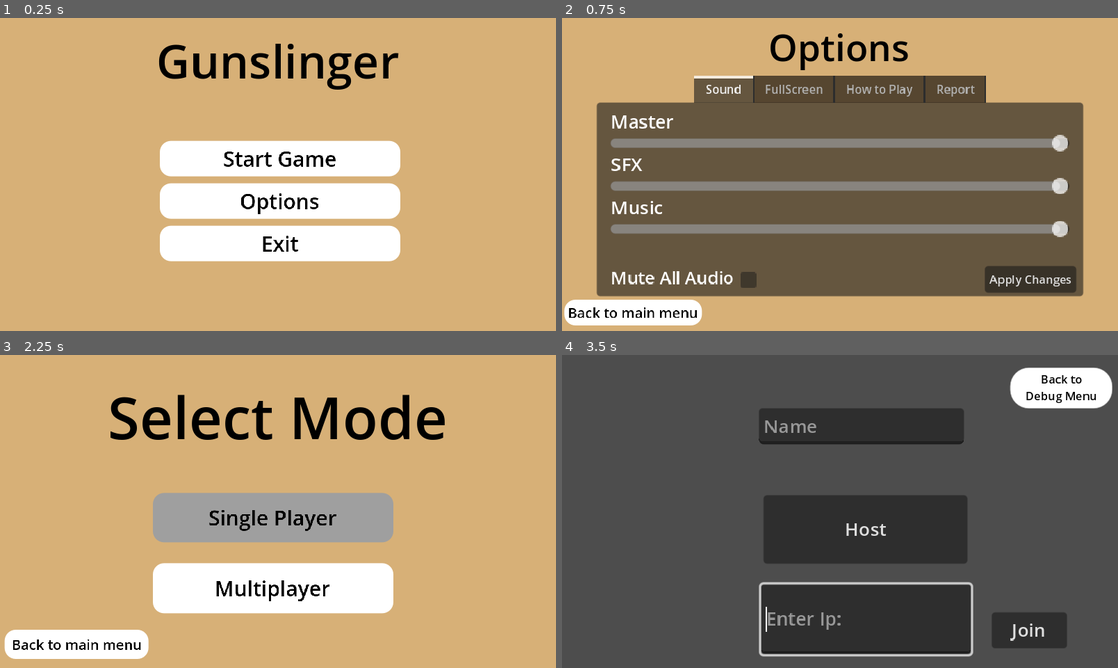
Above: before the commit, frames 1-4 (two rows, left to right).
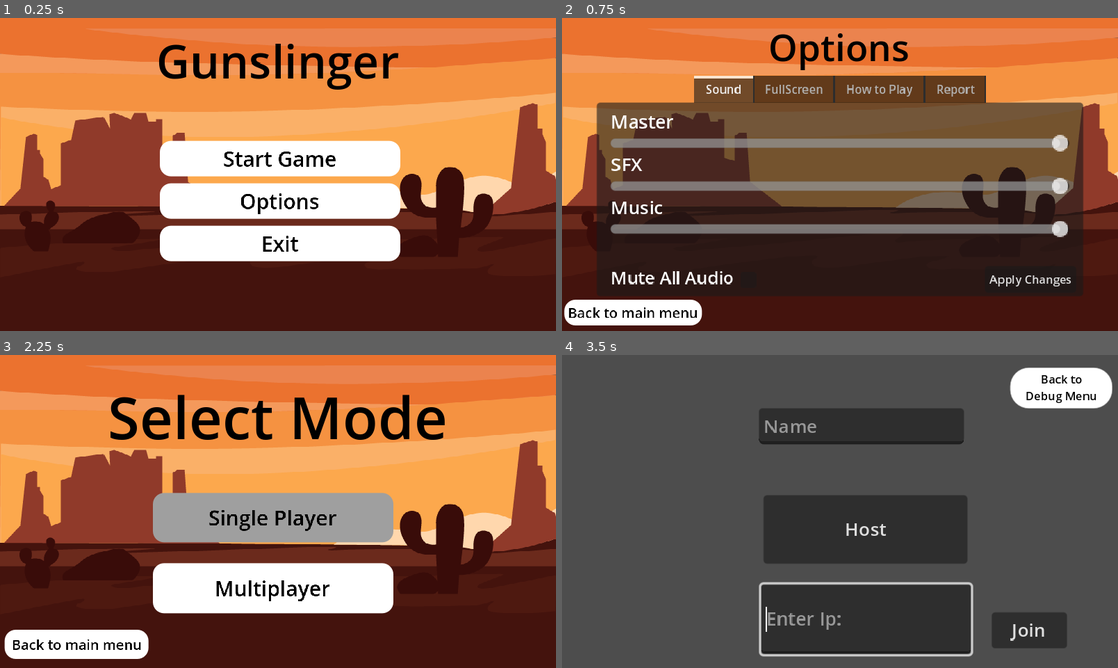
Above: after the commit, the same moments.

Repository: CodingMan275/gunslinger
Game: Godot game, scene res://main_menu/main_menu.tscn
Two runs of this game, one before a commit and one after it. Both use one fixed random seed, a clock stepped at 60 frames per second and the inputs below. The engine's default icon, where the game draws it, is replaced by a stand-in: a white triangle on a blue panel in a dark square.
Inputs:
- Up to frame 1 (0.25 s): no input
- Up to frame 2 (0.75 s): click "Options" at 0.5 s
- Up to frame 3 (2.25 s): click "Back to main menu" at 1.25 s; click "Start Game" at 2 s
- Up to frame 4 (3.5 s): click "Multiplayer" at 2.75 s

The runs differ from the first frame. In frame 1, 84% of the frame differs, in the area x 0-100%, y 0-100%; in frame 2, 67%; in frame 3, 81%; in frame 4, nothing differs.

Commit message:
Singleplayer Pause Menu (WIP)
Added a singleplayer Pause Menu that still needs somethings sorted out.

Diff:
--- a/Main_Scene_Board/node_2d.tscn
+++ b/Main_Scene_Board/node_2d.tscn
@@ -15,9 +15,13 @@
 [ext_resource type="Script" path="res://Main_Scene_Board/Card_Script.gd" id="9_mpy2d"]
 [ext_resource type="Script" path="res://Main_Scene_Board/claim.gd" id="9_xcao8"]
 [ext_resource type="Texture2D" uid="uid://wpqjamy8nklp" path="res://icon.svg" id="12_kmvqj"]
+[ext_resource type="PackedScene" uid="uid://bir8u4hip16in" path="res://pause_menu/pause_menu_button_singleplayer.tscn" id="13_3q2p2"]
 [ext_resource type="Script" path="res://Main_Scene_Board/preacher.gd" id="14_8fc0f"]
+[ext_resource type="PackedScene" uid="uid://b7rfx1nnoi5ev" path="res://pause_menu/pause_menu_singleplayer.tscn" id="14_tll6l"]
 [ext_resource type="Script" path="res://Main_Scene_Board/townie_logic.gd" id="14_ub6ke"]
+[ext_resource type="PackedScene" uid="uid://d0ncmr5j7hrug" path="res://main_menu/options_menu.tscn" id="15_o4h6x"]
 [ext_resource type="Script" path="res://CPU_and_Player/doctor.gd" id="16_2qs05"]
+[ext_resource type="PackedScene" uid="uid://o8s2bfh5cxgj" path="res://pause_menu/close_options_menu_button.tscn" id="16_ljexv"]
 [ext_resource type="Texture2D" uid="uid://bdmvi8qlb5m57" path="res://bobseymour.svg" id="16_tsmpy"]
 [ext_resource type="Script" path="res://Main_Scene_Board/teacher.gd" id="17_evase"]
 [ext_resource type="Script" path="res://Main_Scene_Board/town_drunk.gd" id="18_8vpej"]
@@ -489,6 +493,32 @@
 texture = ExtResource("12_kmvqj")
 expand_mode = 1
 
+[node name="Pause_Menu" type="Node" parent="CanvasLayer"]
+
+[node name="PauseMenuButtonSinglePlayer" parent="CanvasLayer/Pause_Menu" instance=ExtResource("13_3q2p2")]
+unique_name_in_owner = true
+visible = false
+offset_left = 7.0
+offset_top = 4.0
+offset_right = -434.0
+offset_bottom = -212.0
+
+[node name="PauseMenuSingleplayer" parent="CanvasLayer/Pause_Menu" instance=ExtResource("14_tll6l")]
+unique_name_in_owner = true
+visible = false
+
+[node name="OptionsMenu" parent="CanvasLayer/Pause_Menu" instance=ExtResource("15_o4h6x")]
+unique_name_in_owner = true
+visible = false
+
+[node name="CloseOptionsMenuButton" parent="CanvasLayer/Pause_Menu" instance=ExtResource("16_ljexv")]
+unique_name_in_owner = true
+visible = false
+offset_left = 7.0
+offset_top = 5.0
+offset_right = -401.0
+offset_bottom = -220.0
+
 [node name="Rules_Controller" type="Node" parent="."]
 script = ExtResource("6_6e8od")
 player_scene = ExtResource("7_saeg4")
--- a/main_menu/main_menu.tscn
+++ b/main_menu/main_menu.tscn
@@ -1,10 +1,11 @@
-[gd_scene load_steps=8 format=3 uid="uid://pblyho6utls1"]
+[gd_scene load_steps=9 format=3 uid="uid://pblyho6utls1"]
 
 [ext_resource type="Script" path="res://main_menu/main_menu.gd" id="1_a30og"]
+[ext_resource type="Texture2D" uid="uid://bjl6l6es04344" path="res://main_menu/main_menu_art_assets/Mountain background title screen.png" id="2_3u2bp"]
 [ext_resource type="AudioStream" uid="uid://73gync2ngicf" path="res://main_menu/GunSlinger Menu.mp3" id="2_ret15"]
 
-[sub_resource type="StyleBoxFlat" id="StyleBoxFlat_tfxyd"]
-bg_color = Color(0.841237, 0.6895, 0.46809, 1)
+[sub_resource type="StyleBoxTexture" id="StyleBoxTexture_hh7re"]
+texture = ExtResource("2_3u2bp")
 
 [sub_resource type="StyleBoxEmpty" id="StyleBoxEmpty_sac8h"]
 
@@ -45,7 +46,7 @@
 anchor_bottom = 1.0
 grow_horizontal = 2
 grow_vertical = 2
-theme_override_styles/panel = SubResource("StyleBoxFlat_tfxyd")
+theme_override_styles/panel = SubResource("StyleBoxTexture_hh7re")
 
 [node name="VBoxContainer" type="VBoxContainer" parent="."]
 layout_mode = 1
--- a/main_menu/mode_selection_screen.gd
+++ b/main_menu/mode_selection_screen.gd
@@ -1,4 +1,5 @@
 extends Control
+
 
 
 func _on_local_button_pressed():
@@ -6,5 +7,7 @@
 	get_tree().change_scene_to_file("res://Main_Scene_Board/node_2d.tscn")
 
 
+
 func _on_online_button_pressed():
+	GlobalScript.SinglePlay = false
 	get_tree().change_scene_to_file("res://Josh_Test_Scenes/world.tscn")
--- a/main_menu/mode_selection_screen.tscn
+++ b/main_menu/mode_selection_screen.tscn
@@ -1,11 +1,12 @@
-[gd_scene load_steps=9 format=3 uid="uid://bcaeblbfexkia"]
+[gd_scene load_steps=10 format=3 uid="uid://bcaeblbfexkia"]
 
 [ext_resource type="Script" path="res://main_menu/mode_selection_screen.gd" id="1_1je3l"]
 [ext_resource type="PackedScene" uid="uid://cebcnc652bypc" path="res://main_menu/main_menu_back_button.tscn" id="2_8og0i"]
+[ext_resource type="Texture2D" uid="uid://bjl6l6es04344" path="res://main_menu/main_menu_art_assets/Mountain background title screen.png" id="2_u31vd"]
 [ext_resource type="AudioStream" uid="uid://73gync2ngicf" path="res://main_menu/GunSlinger Menu.mp3" id="3_w1s3b"]
 
-[sub_resource type="StyleBoxFlat" id="StyleBoxFlat_n660j"]
-bg_color = Color(0.841237, 0.6895, 0.46809, 1)
+[sub_resource type="StyleBoxTexture" id="StyleBoxTexture_d8s71"]
+texture = ExtResource("2_u31vd")
 
 [sub_resource type="StyleBoxEmpty" id="StyleBoxEmpty_wlhlq"]
 
@@ -46,7 +47,7 @@
 anchor_bottom = 1.0
 grow_horizontal = 2
 grow_vertical = 2
-theme_override_styles/panel = SubResource("StyleBoxFlat_n660j")
+theme_override_styles/panel = SubResource("StyleBoxTexture_d8s71")
 
 [node name="VBoxContainer" type="VBoxContainer" parent="."]
 layout_mode = 1
--- a/main_menu/options_menu.tscn
+++ b/main_menu/options_menu.tscn
@@ -1,12 +1,13 @@
-[gd_scene load_steps=6 format=3 uid="uid://d0ncmr5j7hrug"]
+[gd_scene load_steps=7 format=3 uid="uid://d0ncmr5j7hrug"]
 
 [ext_resource type="PackedScene" uid="uid://cebcnc652bypc" path="res://main_menu/main_menu_back_button.tscn" id="1_iekfw"]
 [ext_resource type="PackedScene" uid="uid://dx8bf3sg52wqi" path="res://main_menu/options_tab_container.tscn" id="1_pldix"]
+[ext_resource type="Texture2D" uid="uid://bjl6l6es04344" path="res://main_menu/main_menu_art_assets/Mountain background title screen.png" id="1_q7cdi"]
 [ext_resource type="PackedScene" uid="uid://hj83ai4o2o5m" path="res://debug_screen/Back_to_Debug_Menu.tscn" id="2_no4dn"]
 [ext_resource type="AudioStream" uid="uid://73gync2ngicf" path="res://main_menu/GunSlinger Menu.mp3" id="3_uqikf"]
 
-[sub_resource type="StyleBoxFlat" id="StyleBoxFlat_epbcj"]
-bg_color = Color(0.841237, 0.6895, 0.46809, 1)
+[sub_resource type="StyleBoxTexture" id="StyleBoxTexture_s68js"]
+texture = ExtResource("1_q7cdi")
 
 [node name="OptionsMenu" type="Control"]
 layout_mode = 3
@@ -23,7 +24,7 @@
 anchor_bottom = 1.0
 grow_horizontal = 2
 grow_vertical = 2
-theme_override_styles/panel = SubResource("StyleBoxFlat_epbcj")
+theme_override_styles/panel = SubResource("StyleBoxTexture_s68js")
 
 [node name="Label" type="Label" parent="."]
 layout_mode = 2
--- a/main_menu/options_tab_container.tscn
+++ b/main_menu/options_tab_container.tscn
@@ -25,10 +25,9 @@
 grow_vertical = 2
 theme_override_font_sizes/font_size = 10
 tab_alignment = 1
-current_tab = 2
+current_tab = 0
 
 [node name="Sound" type="TabBar" parent="TabContainer"]
-visible = false
 layout_mode = 2
 metadata/_tab_index = 0
 
@@ -142,6 +141,7 @@
 text = "Full Screen toggle"
 
 [node name="How to Play" type="TabBar" parent="TabContainer"]
+visible = false
 layout_mode = 2
 metadata/_tab_index = 2
 
--- /dev/null
+++ b/pause_menu/close_options_menu_button.gd
@@ -0,0 +1,8 @@
+extends Button
+
+@onready var options_menu = %OptionsMenu
+@onready var close_options_menu_button = %CloseOptionsMenuButton
+
+func _on_pressed():
+	options_menu.hide()
+	close_options_menu_button.hide()
--- /dev/null
+++ b/pause_menu/close_options_menu_button.tscn
@@ -0,0 +1,47 @@
+[gd_scene load_steps=6 format=3 uid="uid://o8s2bfh5cxgj"]
+
+[ext_resource type="Script" path="res://pause_menu/close_options_menu_button.gd" id="1_csma2"]
+
+[sub_resource type="StyleBoxEmpty" id="StyleBoxEmpty_wlhlq"]
+
+[sub_resource type="StyleBoxFlat" id="StyleBoxFlat_yfeuf"]
+bg_color = Color(0.621524, 0.621524, 0.621524, 1)
+corner_radius_top_left = 16
+corner_radius_top_right = 16
+corner_radius_bottom_right = 16
+corner_radius_bottom_left = 16
+
+[sub_resource type="StyleBoxFlat" id="StyleBoxFlat_a2nxc"]
+bg_color = Color(0.621524, 0.621524, 0.621524, 1)
+corner_radius_top_left = 16
+corner_radius_top_right = 16
+corner_radius_bottom_right = 16
+corner_radius_bottom_left = 16
+
+[sub_resource type="StyleBoxFlat" id="StyleBoxFlat_gp72c"]
+bg_color = Color(1, 1, 1, 1)
+corner_radius_top_left = 16
+corner_radius_top_right = 16
+corner_radius_bottom_right = 16
+corner_radius_bottom_left = 16
+
+[node name="CloseOptionsMenuButton" type="Button"]
+anchors_preset = 15
+anchor_right = 1.0
+anchor_bottom = 1.0
+offset_right = -408.0
+offset_bottom = -225.0
+grow_horizontal = 2
+grow_vertical = 2
+theme_override_colors/font_hover_color = Color(0, 0, 0, 1)
+theme_override_colors/font_pressed_color = Color(0, 0, 0, 1)
+theme_override_colors/font_focus_color = Color(0, 0, 0, 1)
+theme_override_colors/font_color = Color(0, 0, 0, 1)
+theme_override_styles/focus = SubResource("StyleBoxEmpty_wlhlq")
+theme_override_styles/hover = SubResource("StyleBoxFlat_yfeuf")
+theme_override_styles/pressed = SubResource("StyleBoxFlat_a2nxc")
+theme_override_styles/normal = SubResource("StyleBoxFlat_gp72c")
+text = "Close"
+script = ExtResource("1_csma2")
+
+[connection signal="pressed" from="." to="." method="_on_pressed"]
--- /dev/null
+++ b/pause_menu/pause_menu_button_multiplayer.gd
@@ -0,0 +1,13 @@
+extends Button
+
+@onready var pause_menu_singleplayer = %PauseMenuSingleplayer
+@onready var pause_menu_button_singleplayer = %PauseMenuButtonSinglePlayer
+
+func _ready():
+	if GlobalScript.SinglePlay == true:
+		pause_menu_button_singleplayer.show()
+		print("Singleplayer Button visible")
+
+func _on_pressed():
+	pause_menu_singleplayer.show()
+	print("Singleplayer Pause Menu open")
--- /dev/null
+++ b/pause_menu/pause_menu_button_multiplayer.tscn
@@ -0,0 +1,43 @@
+[gd_scene load_steps=5 format=3 uid="uid://c83b4qbnujsby"]
+
+[sub_resource type="StyleBoxEmpty" id="StyleBoxEmpty_wlhlq"]
+
+[sub_resource type="StyleBoxFlat" id="StyleBoxFlat_yfeuf"]
+bg_color = Color(0.621524, 0.621524, 0.621524, 1)
+corner_radius_top_left = 16
+corner_radius_top_right = 16
+corner_radius_bottom_right = 16
+corner_radius_bottom_left = 16
+
+[sub_resource type="StyleBoxFlat" id="StyleBoxFlat_a2nxc"]
+bg_color = Color(0.621524, 0.621524, 0.621524, 1)
+corner_radius_top_left = 16
+corner_radius_top_right = 16
+corner_radius_bottom_right = 16
+corner_radius_bottom_left = 16
+
+[sub_resource type="StyleBoxFlat" id="StyleBoxFlat_gp72c"]
+bg_color = Color(1, 1, 1, 1)
+corner_radius_top_left = 16
+corner_radius_top_right = 16
+corner_radius_bottom_right = 16
+corner_radius_bottom_left = 16
+
+[node name="PauseMenuButton" type="Button"]
+anchors_preset = 15
+anchor_right = 1.0
+anchor_bottom = 1.0
+offset_right = -441.0
+offset_bottom = -216.0
+grow_horizontal = 2
+grow_vertical = 2
+theme_override_colors/font_hover_color = Color(0, 0, 0, 1)
+theme_override_colors/font_pressed_color = Color(0, 0, 0, 1)
+theme_override_colors/font_focus_color = Color(0, 0, 0, 1)
+theme_override_colors/font_color = Color(0, 0, 0, 1)
+theme_override_font_sizes/font_size = 30
+theme_override_styles/focus = SubResource("StyleBoxEmpty_wlhlq")
+theme_override_styles/hover = SubResource("StyleBoxFlat_yfeuf")
+theme_override_styles/pressed = SubResource("StyleBoxFlat_a2nxc")
+theme_override_styles/normal = SubResource("StyleBoxFlat_gp72c")
+text = "||"
--- /dev/null
+++ b/pause_menu/pause_menu_button_singleplayer.gd
@@ -0,0 +1,13 @@
+extends Button
+
+@onready var pause_menu_singleplayer = %PauseMenuSingleplayer
+@onready var pause_menu_button_singleplayer = %PauseMenuButtonSinglePlayer
+
+func _ready():
+	if GlobalScript.SinglePlay == true:
+		pause_menu_button_singleplayer.show()
+		print("Singleplayer Button visible")
+
+func _on_pressed():
+	#get_tree().paused = true
+	pause_menu_singleplayer.show()
--- /dev/null
+++ b/pause_menu/pause_menu_button_singleplayer.tscn
@@ -0,0 +1,49 @@
+[gd_scene load_steps=6 format=3 uid="uid://bir8u4hip16in"]
+
+[ext_resource type="Script" path="res://pause_menu/pause_menu_button_singleplayer.gd" id="1_lxkji"]
+
+[sub_resource type="StyleBoxEmpty" id="StyleBoxEmpty_wlhlq"]
+
+[sub_resource type="StyleBoxFlat" id="StyleBoxFlat_yfeuf"]
+bg_color = Color(0.621524, 0.621524, 0.621524, 1)
+corner_radius_top_left = 16
+corner_radius_top_right = 16
+corner_radius_bottom_right = 16
+corner_radius_bottom_left = 16
+
+[sub_resource type="StyleBoxFlat" id="StyleBoxFlat_a2nxc"]
+bg_color = Color(0.621524, 0.621524, 0.621524, 1)
+corner_radius_top_left = 16
+corner_radius_top_right = 16
+corner_radius_bottom_right = 16
+corner_radius_bottom_left = 16
+
+[sub_resource type="StyleBoxFlat" id="StyleBoxFlat_gp72c"]
+bg_color = Color(1, 1, 1, 1)
+corner_radius_top_left = 16
+corner_radius_top_right = 16
+corner_radius_bottom_right = 16
+corner_radius_bottom_left = 16
+
+[node name="PauseMenuButtonSinglePlayer" type="Button"]
+anchors_preset = 15
+anchor_right = 1.0
+anchor_bottom = 1.0
+offset_top = -2.0
+offset_right = -441.0
+offset_bottom = -218.0
+grow_horizontal = 2
+grow_vertical = 2
+theme_override_colors/font_hover_color = Color(0, 0, 0, 1)
+theme_override_colors/font_pressed_color = Color(0, 0, 0, 1)
+theme_override_colors/font_focus_color = Color(0, 0, 0, 1)
+theme_override_colors/font_color = Color(0, 0, 0, 1)
+theme_override_font_sizes/font_size = 30
+theme_override_styles/focus = SubResource("StyleBoxEmpty_wlhlq")
+theme_override_styles/hover = SubResource("StyleBoxFlat_yfeuf")
+theme_override_styles/pressed = SubResource("StyleBoxFlat_a2nxc")
+theme_override_styles/normal = SubResource("StyleBoxFlat_gp72c")
+text = "||"
+script = ExtResource("1_lxkji")
+
+[connection signal="pressed" from="." to="." method="_on_pressed"]
--- /dev/null
+++ b/pause_menu/pause_menu_singleplayer.gd
@@ -0,0 +1,33 @@
+extends Control
+
+@onready var pause_menu_singleplayer = %PauseMenuSingleplayer
+@onready var margin_container = %MarginContainer
+@onready var margin_container_2 = %MarginContainer2
+@onready var options_menu = %OptionsMenu
+@onready var close_options_menu_button = %CloseOptionsMenuButton
+
+
+
+
+func _on_resume_button_pressed():
+	pause_menu_singleplayer.hide()
+	#get_tree().paused = false
+
+
+func _on_options__button_pressed():
+	options_menu.show()
+	close_options_menu_button.show()
+
+
+func _on_quit__button_pressed():
+	margin_container.hide()
+	margin_container_2.show()
+
+
+func _on_no_button_pressed():
+	margin_container.show()
+	margin_container_2.hide()
+
+
+func _on_yes_button_pressed():
+	get_tree().change_scene_to_file("res://main_menu/main_menu.tscn")
--- /dev/null
+++ b/pause_menu/pause_menu_singleplayer.gdshader
@@ -0,0 +1,9 @@
+shader_type canvas_item;
+uniform sampler2D SCREEN_TEXTURE: hint_screen_texture, filter_linear_mipmap;
+
+uniform float lod: hint_range(0.0, 5) = 0.0;
+
+void fragment(){
+    vec4 color = texture(SCREEN_TEXTURE, SCREEN_UV, lod);
+    COLOR = color;
+}
--- /dev/null
+++ b/pause_menu/pause_menu_singleplayer.tscn
@@ -0,0 +1,171 @@
+[gd_scene load_steps=8 format=3 uid="uid://b7rfx1nnoi5ev"]
+
+[ext_resource type="Script" path="res://pause_menu/pause_menu_singleplayer.gd" id="1_wagrc"]
+[ext_resource type="Shader" path="res://pause_menu/pause_menu_singleplayer.gdshader" id="2_6kaoc"]
+
+[sub_resource type="ShaderMaterial" id="ShaderMaterial_45qoc"]
+shader = ExtResource("2_6kaoc")
+shader_parameter/lod = 3.0
+
+[sub_resource type="StyleBoxEmpty" id="StyleBoxEmpty_wlhlq"]
+
+[sub_resource type="StyleBoxFlat" id="StyleBoxFlat_yfeuf"]
+bg_color = Color(0.621524, 0.621524, 0.621524, 1)
+corner_radius_top_left = 16
+corner_radius_top_right = 16
+corner_radius_bottom_right = 16
+corner_radius_bottom_left = 16
+
+[sub_resource type="StyleBoxFlat" id="StyleBoxFlat_a2nxc"]
+bg_color = Color(0.621524, 0.621524, 0.621524, 1)
+corner_radius_top_left = 16
+corner_radius_top_right = 16
+corner_radius_bottom_right = 16
+corner_radius_bottom_left = 16
+
+[sub_resource type="StyleBoxFlat" id="StyleBoxFlat_gp72c"]
+bg_color = Color(1, 1, 1, 1)
+corner_radius_top_left = 16
+corner_radius_top_right = 16
+corner_radius_bottom_right = 16
+corner_radius_bottom_left = 16
+
+[node name="PauseMenuSingleplayer" type="Control"]
+layout_mode = 3
+anchors_preset = 15
+anchor_right = 1.0
+anchor_bottom = 1.0
+grow_horizontal = 2
+grow_vertical = 2
+script = ExtResource("1_wagrc")
+
+[node name="ColorRect" type="ColorRect" parent="."]
+material = SubResource("ShaderMaterial_45qoc")
+layout_mode = 1
+anchors_preset = 15
+anchor_right = 1.0
+anchor_bottom = 1.0
+grow_horizontal = 2
+grow_vertical = 2
+
+[node name="Panel" type="Panel" parent="."]
+layout_mode = 2
+offset_left = 141.0
+offset_top = 47.0
+offset_right = 339.0
+offset_bottom = 223.0
+
+[node name="MarginContainer" type="MarginContainer" parent="."]
+unique_name_in_owner = true
+layout_mode = 1
+anchors_preset = 8
+anchor_left = 0.5
+anchor_top = 0.5
+anchor_right = 0.5
+anchor_bottom = 0.5
+offset_left = -85.0
+offset_top = -76.0
+offset_right = 87.0
+offset_bottom = 75.0
+grow_horizontal = 2
+grow_vertical = 2
+
+[node name="VBoxContainer" type="VBoxContainer" parent="MarginContainer"]
+layout_mode = 2
+theme_override_constants/separation = 25
+
+[node name="Resume_Button" type="Button" parent="MarginContainer/VBoxContainer"]
+layout_mode = 2
+size_flags_vertical = 3
+theme_override_colors/font_hover_color = Color(0, 0, 0, 1)
+theme_override_colors/font_pressed_color = Color(0, 0, 0, 1)
+theme_override_colors/font_focus_color = Color(0, 0, 0, 1)
+theme_override_colors/font_color = Color(0, 0, 0, 1)
+theme_override_styles/focus = SubResource("StyleBoxEmpty_wlhlq")
+theme_override_styles/hover = SubResource("StyleBoxFlat_yfeuf")
+theme_override_styles/pressed = SubResource("StyleBoxFlat_a2nxc")
+theme_override_styles/normal = SubResource("StyleBoxFlat_gp72c")
+text = "Resume"
+
+[node name="Options_Button" type="Button" parent="MarginContainer/VBoxContainer"]
+layout_mode = 2
+size_flags_vertical = 3
+theme_override_colors/font_hover_color = Color(0, 0, 0, 1)
+theme_override_colors/font_pressed_color = Color(0, 0, 0, 1)
+theme_override_colors/font_focus_color = Color(0, 0, 0, 1)
+theme_override_colors/font_color = Color(0, 0, 0, 1)
+theme_override_styles/focus = SubResource("StyleBoxEmpty_wlhlq")
+theme_override_styles/hover = SubResource("StyleBoxFlat_yfeuf")
+theme_override_styles/pressed = SubResource("StyleBoxFlat_a2nxc")
+theme_override_styles/normal = SubResource("StyleBoxFlat_gp72c")
+text = "Options"
+
+[node name="Quit_Button" type="Button" parent="MarginContainer/VBoxContainer"]
+layout_mode = 2
+size_flags_vertical = 3
+theme_override_colors/font_hover_color = Color(0, 0, 0, 1)
+theme_override_colors/font_pressed_color = Color(0, 0, 0, 1)
+theme_override_colors/font_focus_color = Color(0, 0, 0, 1)
+theme_override_colors/font_color = Color(0, 0, 0, 1)
+theme_override_styles/focus = SubResource("StyleBoxEmpty_wlhlq")
+theme_override_styles/hover = SubResource("StyleBoxFlat_yfeuf")
+theme_override_styles/pressed = SubResource("StyleBoxFlat_a2nxc")
+theme_override_styles/normal = SubResource("StyleBoxFlat_gp72c")
+text = "Quit"
+
+[node name="MarginContainer2" type="MarginContainer" parent="."]
+unique_name_in_owner = true
+visible = false
+layout_mode = 1
+anchors_preset = 8
+anchor_left = 0.5
+anchor_top = 0.5
+anchor_right = 0.5
+anchor_bottom = 0.5
+offset_left = -85.0
+offset_top = -76.0
+offset_right = 87.0
+offset_bottom = 75.0
+grow_horizontal = 2
+grow_vertical = 2
+
+[node name="VBoxContainer" type="VBoxContainer" parent="MarginContainer2"]
+layout_mode = 2
+theme_override_constants/separation = 25
+
+[node name="Label" type="Label" parent="MarginContainer2/VBoxContainer"]
+layout_mode = 2
+text = "Are you sure you want
+to quit?"
+
+[node name="Yes_Button" type="Button" parent="MarginContainer2/VBoxContainer"]
+layout_mode = 2
+size_flags_vertical = 3
+theme_override_colors/font_hover_color = Color(0, 0, 0, 1)
+theme_override_colors/font_pressed_color = Color(0, 0, 0, 1)
+theme_override_colors/font_focus_color = Color(0, 0, 0, 1)
+theme_override_colors/font_color = Color(0, 0, 0, 1)
+theme_override_styles/focus = SubResource("StyleBoxEmpty_wlhlq")
+theme_override_styles/hover = SubResource("StyleBoxFlat_yfeuf")
+theme_override_styles/pressed = SubResource("StyleBoxFlat_a2nxc")
+theme_override_styles/normal = SubResource("StyleBoxFlat_gp72c")
+text = "Yes"
+
+[node name="No_Button" type="Button" parent="MarginContainer2/VBoxContainer"]
+layout_mode = 2
+size_flags_vertical = 3
+theme_override_colors/font_hover_color = Color(0, 0, 0, 1)
+theme_override_colors/font_pressed_color = Color(0, 0, 0, 1)
+theme_override_colors/font_focus_color = Color(0, 0, 0, 1)
+theme_override_colors/font_color = Color(0, 0, 0, 1)
+theme_override_styles/focus = SubResource("StyleBoxEmpty_wlhlq")
+theme_override_styles/hover = SubResource("StyleBoxFlat_yfeuf")
+theme_override_styles/pressed = SubResource("StyleBoxFlat_a2nxc")
+theme_override_styles/normal = SubResource("StyleBoxFlat_gp72c")
+text = "No"
+
+[connection signal="pressed" from="MarginContainer/VBoxContainer/Resume_Button" to="." method="_on_resume_button_pressed"]
+[connection signal="pressed" from="MarginContainer/VBoxContainer/Options_Button" to="." method="_on_options__button_pressed"]
+[connection signal="pressed" from="MarginContainer/VBoxContainer/Quit_Button" to="." method="_on_quit__button_pressed"]
+[connection signal="pressed" from="MarginContainer2/VBoxContainer/Yes_Button" to="." method="_on_yes_button_pressed"]
+[connection signal="pressed" from="MarginContainer2/VBoxContainer/No_Button" to="." method="_on_no_button_pressed"]
Not shown: 1 places in Main_Scene_Board/node_2d.tscn that only renumber resources
Binary file added: main_menu/main_menu_art_assets/Mountain background title screen.png
Not shown, added: main_menu/main_menu_art_assets/Mountain background title screen.png.import
Binary file added: main_menu/main_menu_art_assets/Options Button.png
Not shown, added: main_menu/main_menu_art_assets/Options Button.png.import
Binary file added: main_menu/main_menu_art_assets/Quit Button.png
Not shown, added: main_menu/main_menu_art_assets/Quit Button.png.import
Binary file added: main_menu/main_menu_art_assets/Start Button.png
Not shown, added: main_menu/main_menu_art_assets/Start Button.png.import
